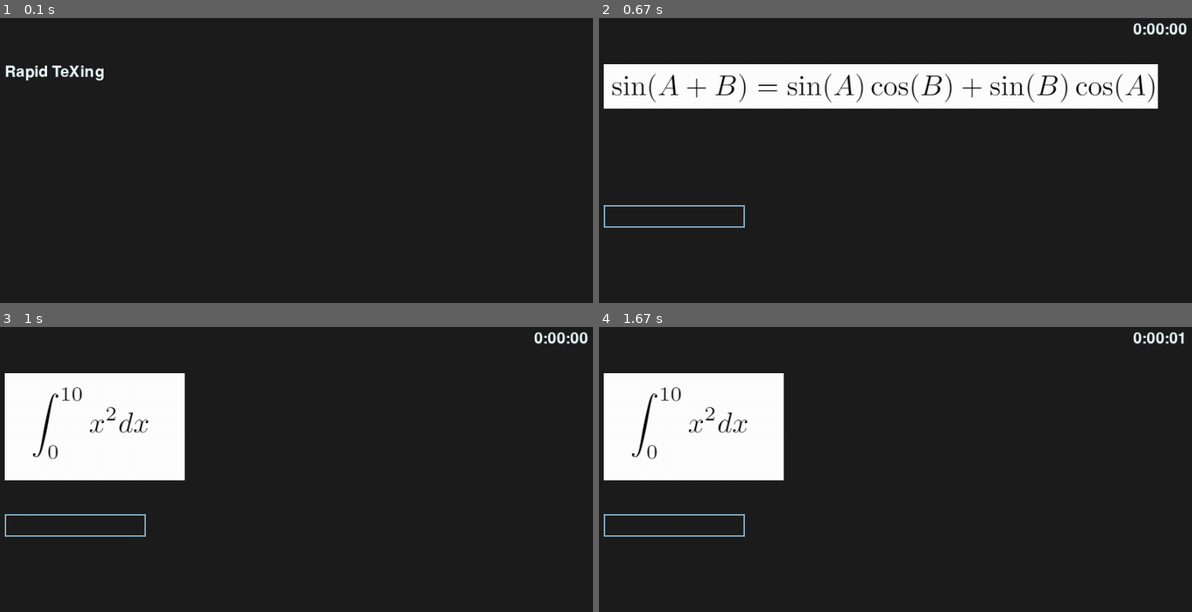
Above: before the commit, frames 1-4 (two rows, left to right).
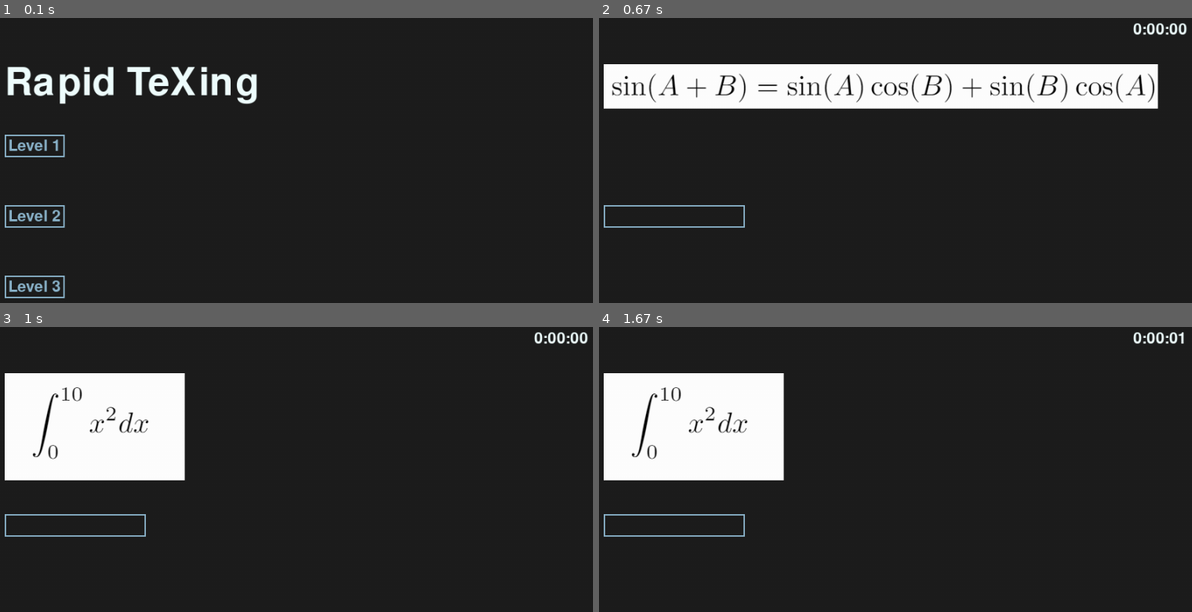
Above: after the commit, the same moments.

Repository: NiamV/OxfordHack
Game: pygame game, started from textInput.py
Two runs of this game, one before a commit and one after it. Both use one fixed random seed, a clock stepped at 60 frames per second and the inputs below.
Inputs (mouse positions are in pixels of both pictures, inside the frame that each line leads up to):
- Up to frame 1 (0.1 s): no input
- Up to frame 2 (0.67 s): click "Level 1" at 0.38 s
- Up to frame 3 (1 s): tap Enter at 0.67 s
- Up to frame 4 (1.67 s): click (676, 526) at 1.05 s; click (outside the picture) at 1.38 s

The runs differ from the first frame. In frame 1, 3.4% of the frame differs, in the area x 0-44%, y 16-99%; in frame 2, nothing differs; in frame 3, nothing differs; in frame 4, nothing differs.

Commit message:
Fixed problem with invisible buttons

Diff:
--- a/textInput.py
+++ b/textInput.py
@@ -14,6 +14,7 @@
 COLOR_ACTIVE = pg.Color('dodgerblue2')
 COLOR_MAIN = pg.Color('azure')
 FONT = pg.font.Font(None, 32)
+TITLE_FONT = pg.font.Font(None, 80)
 
 LEFT_MARGIN = 100
 GAME_LENGTH = 3
@@ -126,7 +127,7 @@
     clock = pg.time.Clock()
     done = False
 
-    buttons = [ Button(LEFT_MARGIN, LEFT_MARGIN + 200 + 100 * i, screenWidth - (2 * LEFT_MARGIN), 32, "Level " + str(i+1)) for i in range(NUM_LEVELS)]
+    buttons = [ Button(LEFT_MARGIN, LEFT_MARGIN + 100 + 100 * i, 85, 32, "Level " + str(i+1)) for i in range(NUM_LEVELS) ]
     notSelected = True
     while notSelected:
         for event in pg.event.get():
@@ -134,13 +135,16 @@
                 sys.exit("Game closed")
             for button in buttons:
                 button.handle_event(event)
-                button.draw(screen)
-                if button.active:
-                    notSelected = False
-
 
         screen.fill((30, 30, 30))
-        screen.blit(FONT.render("Rapid TeXing", True, COLOR_MAIN), (LEFT_MARGIN, LEFT_MARGIN))
+
+        for button in buttons:
+            button.draw(screen)
+            if button.active:
+                notSelected = False
+                break
+
+        screen.blit(TITLE_FONT.render("Rapid TeXing", True, COLOR_MAIN), (LEFT_MARGIN, LEFT_MARGIN))
         pg.display.flip()
 
 
Not shown, added: checker.pyc
